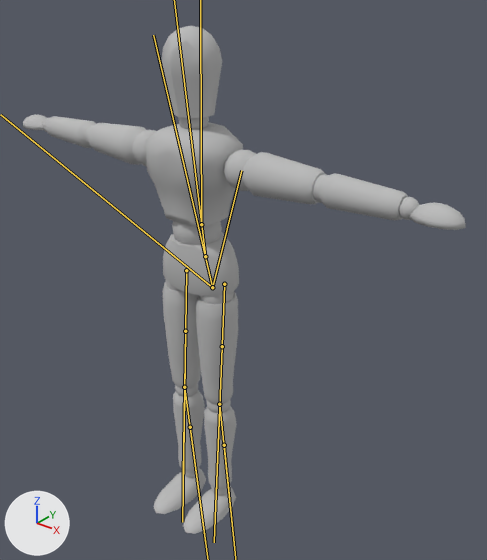
The FBX model WIP/Assets/mannequin.fbx, before and after one commit.
Before and after are seen from a 50 mm camera at (1.6, -1.75, 2.21) aimed at (0.14, 0.08, 1.08). Lighting does not change. The marker at lower left points along +X, +Y and +Z. The bones that change are drawn over the model as lines.

Objects in the first picture: 'dummy_obj'.
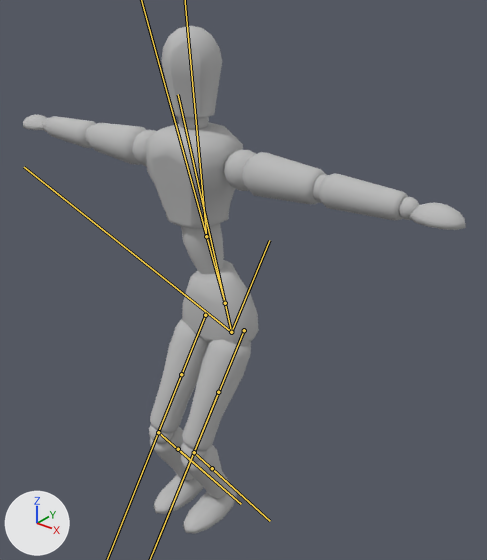
The newer file adds an action. The first version stands in its rest pose; the second is drawn at frame 26 of the action 'rig_deform|BAKED_rigAction'.

Pixel boxes (x1, y1, x2, y2) of what changed, in the pictures (487 x 560 px):
'dummy_obj', posed
    both: (23, 26, 466, 534)
bone 'DEF-spine', root to tip
    before: (212, 287) to (153, 35)
    after: (231, 332) to (178, 94)
bone 'DEF-pelvis.L', root to tip
    before: (212, 287) to (241, 170)
    after: (231, 332) to (269, 240)
bone 'DEF-pelvis.R', root to tip
    before: (212, 287) to (0, 114)
    after: (231, 332) to (24, 167)
bone 'DEF-thigh.L', root to tip
    before: (224, 284) to (216, 495)
    after: (244, 330) to (152, 553)
bone 'DEF-thigh.R', root to tip
    before: (186, 270) to (183, 475)
    after: (205, 315) to (119, 530)
bone 'DEF-shin.R', root to tip
    before: (184, 387) to (205, 543)
    after: (158, 432) to (229, 494)

The change in detail:
Bone 'DEF-spine' (bone_def_spine) moves from (0.0, 0.0, 0.0) to (0.095, -0.165, 0.042).
Bone 'DEF-spine.001' (bone_def_spine_001) moves from (0.0, 0.0, 0.0) to (0.095, -0.169, 0.021).
Bone 'DEF-spine.001' (bone_def_spine_001) turns from (0, 0, 0) to (-3, 0, 15) degrees about its own x, y and z.
Bone 'DEF-spine.001' (bone_def_spine_001) is rescaled from (1.0, 1.0, 1.0) to (0.71, 2.0, 0.71).
Bone 'DEF-spine.002' (bone_def_spine_002) moves from (0.0, 0.0, 0.0) to (0.024, -0.042, -0.001).
Bone 'DEF-spine.002' (bone_def_spine_002) turns from (0, 0, 0) to (0, 0, 6) degrees about its own x, y and z.
Bone 'DEF-spine.002' (bone_def_spine_002) is rescaled from (1.0, 1.0, 1.0) to (0.89, 1.25, 0.89).
Bone 'DEF-pelvis.L' (bone_def_pelvis_l) moves from (0.0, 0.0, 0.0) to (0.007, -0.067, -0.183).
Bone 'DEF-pelvis.R' (bone_def_pelvis_r) moves from (0.0, 0.0, 0.0) to (-0.087, -0.168, -0.044).
Bone 'DEF-thigh.L' (bone_def_thigh_l) moves from (0.0, 0.0, 0.0) to (0.095, 0.17, 0.013).
Bone 'DEF-thigh.L' (bone_def_thigh_l) turns from (0, 0, 0) to (-24, 1, 6) degrees about its own x, y and z.
Bone 'DEF-thigh.L' (bone_def_thigh_l) is rescaled from (1.0, 1.0, 1.0) to (1.01, 0.97, 1.01).
Bone 'DEF-thigh.L.001' (bone_def_thigh_l_001) moves from (0.0, 0.0, 0.0) to (0.068, 0.139, -0.093).
Bone 'DEF-thigh.L.001' (bone_def_thigh_l_001) turns from (0, 0, 0) to (-24, 0, 6) degrees about its own x, y and z.
Bone 'DEF-thigh.L.001' (bone_def_thigh_l_001) is rescaled from (1.0, 1.0, 1.0) to (1.01, 0.97, 1.01).
Bone 'DEF-shin.L' (bone_def_shin_l) moves from (0.0, 0.0, 0.0) to (0.042, 0.072, -0.214).
Bone 'DEF-shin.L' (bone_def_shin_l) turns from (0, 0, 0) to (29, 1, 7) degrees about its own x, y and z.
Bone 'DEF-shin.L' (bone_def_shin_l) is rescaled from (1.0, 1.0, 1.0) to (1.02, 0.97, 1.02).
Bone 'DEF-shin.L.001' (bone_def_shin_l_001) moves from (0.0, 0.0, 0.0) to (0.021, 0.036, -0.107).
Bone 'DEF-shin.L.001' (bone_def_shin_l_001) turns from (0, 0, 0) to (29, 1, 7) degrees about its own x, y and z.
Bone 'DEF-shin.L.001' (bone_def_shin_l_001) is rescaled from (1.0, 1.0, 1.0) to (1.02, 0.97, 1.02).
Bone 'DEF-thigh.R' (bone_def_thigh_r) moves from (0.0, 0.0, 0.0) to (0.095, 0.17, 0.013).
Bone 'DEF-thigh.R' (bone_def_thigh_r) turns from (0, 0, 0) to (-24, 1, 6) degrees about its own x, y and z.
Bone 'DEF-thigh.R' (bone_def_thigh_r) is rescaled from (1.0, 1.0, 1.0) to (1.01, 0.97, 1.01).
Bone 'DEF-thigh.R.001' (bone_def_thigh_r_001) moves from (0.0, 0.0, 0.0) to (0.068, 0.139, -0.093).
Bone 'DEF-thigh.R.001' (bone_def_thigh_r_001) turns from (0, 0, 0) to (-24, 0, 6) degrees about its own x, y and z.
Bone 'DEF-thigh.R.001' (bone_def_thigh_r_001) is rescaled from (1.0, 1.0, 1.0) to (1.01, 0.97, 1.01).
Bone 'DEF-shin.R' (bone_def_shin_r) moves from (0.0, 0.0, 0.0) to (0.042, 0.072, -0.214).
Bone 'DEF-shin.R' (bone_def_shin_r) turns from (0, 0, 0) to (29, 1, 7) degrees about its own x, y and z.
Bone 'DEF-shin.R' (bone_def_shin_r) is rescaled from (1.0, 1.0, 1.0) to (1.02, 0.97, 1.02).
Bone 'DEF-shin.R.001' (bone_def_shin_r_001) moves from (0.0, 0.0, 0.0) to (0.021, 0.036, -0.107).
Bone 'DEF-shin.R.001' (bone_def_shin_r_001) turns from (0, 0, 0) to (29, 1, 7) degrees about its own x, y and z.
Bone 'DEF-shin.R.001' (bone_def_shin_r_001) is rescaled from (1.0, 1.0, 1.0) to (1.02, 0.97, 1.02).
